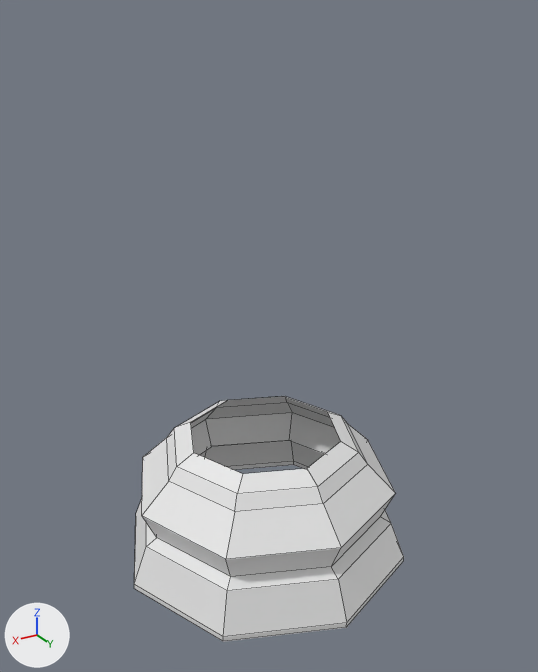
The Blender file LP Knight.blend, before and after one commit.
Both versions are drawn from a 50 mm lens placed at (3.36, 5.69, 5.24), pointed at (-0.01, 0.08, 2.43). The lights are fixed; the arrows at lower left show +X, +Y and +Z. Mesh edges are drawn as thin lines.

The older version as bpy lines, for what is in view:
```python
me_cylinder = bpy.data.meshes.new('Cylinder')
me_cylinder.from_pydata(...)  # 40 vertices, 28 faces; spans x 0.0..1.5, y -1.5..1.5, z -1.0..0.34
ob_knight = bpy.data.objects.new('Knight', me_cylinder)
ob_knight.location = (0.0, 0.0, 1.0)
_m = ob_knight.modifiers.new('Mirror', 'MIRROR')
```
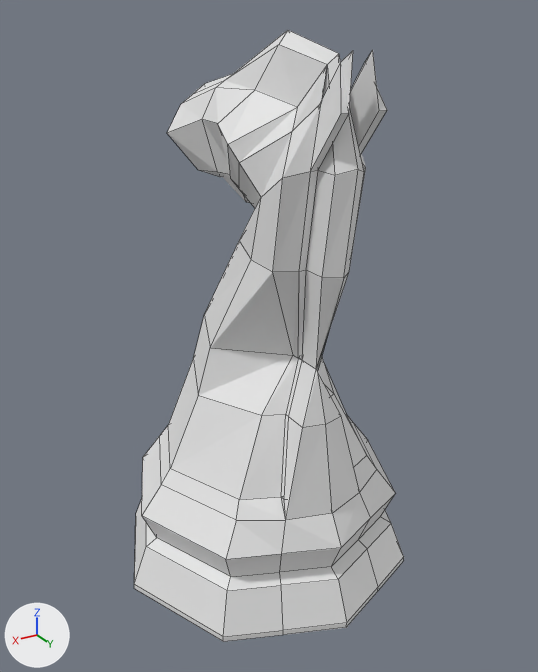
Diff of the bpy script that builds the scene:
```diff
--- a/LP Knight.blend.py
+++ b/LP Knight.blend.py
@@ me_cylinder @@
 # used by ob_knight; location = (0.0, 0.0, 1.0)
-me_cylinder.from_pydata(...)  # 40 vertices, 28 faces; spans x 0.0..1.5, y -1.5..1.5, z -1.0..0.34
+me_cylinder.from_pydata(...)  # 116 vertices, 100 faces; spans x 0.0..1.5, y -1.5..1.5, z -1.0..4.13
+# me_cylinder part 1
+# 7 vertices are removed from x 0.0..0.79, y -0.79..1.07, z 0.12..0.34
+# 10 faces are deleted
+# 8 vertices move from x 0.0..1.07, y -1.07..0.76, z 0.12..0.25 to x 0.0..1.15, y -1.21..0.85, z 0.1..0.25
+# 83 vertices are added at x 0.0..0.72, y -1.28..1.39, z -1.0..4.13
+# 82 new faces join them
@@ ob_knight @@
 _m = ob_knight.modifiers.new('Mirror', 'MIRROR')
+_m.use_clip = True
+_m = ob_knight.modifiers.new('EdgeSplit', 'EDGE_SPLIT')
+_m.split_angle = 0.0
```

Where the change shows, as pixel boxes [x1, y1, x2, y2] in the pictures (538 x 672 px):
'Knight', reshaped, modifiers changed (148% taller): before [134, 396, 404, 642]; after [134, 30, 404, 642]
part 1 of me_cylinder, built on: before [142, 396, 395, 642]; after [142, 30, 395, 642]
